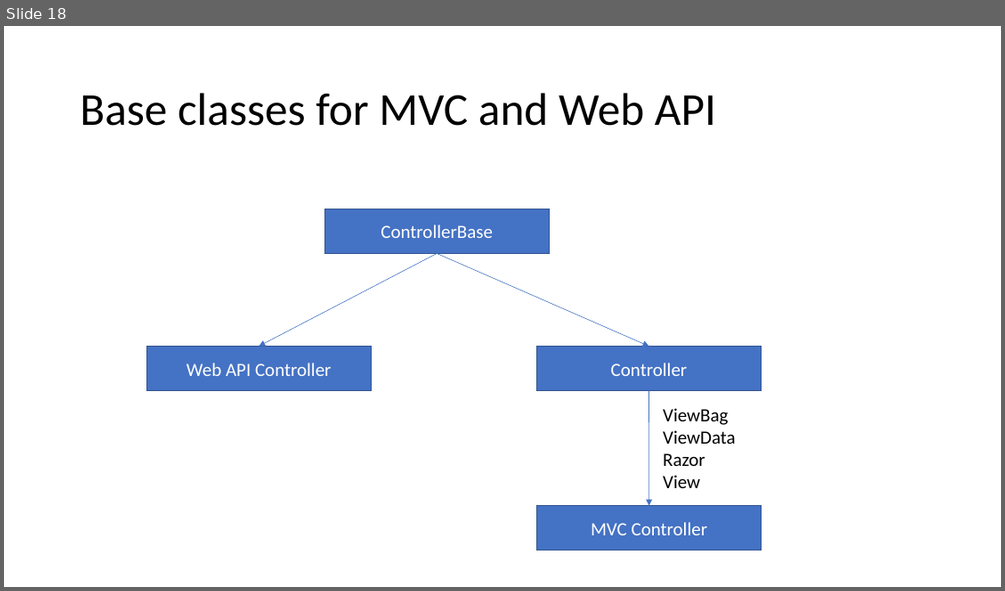
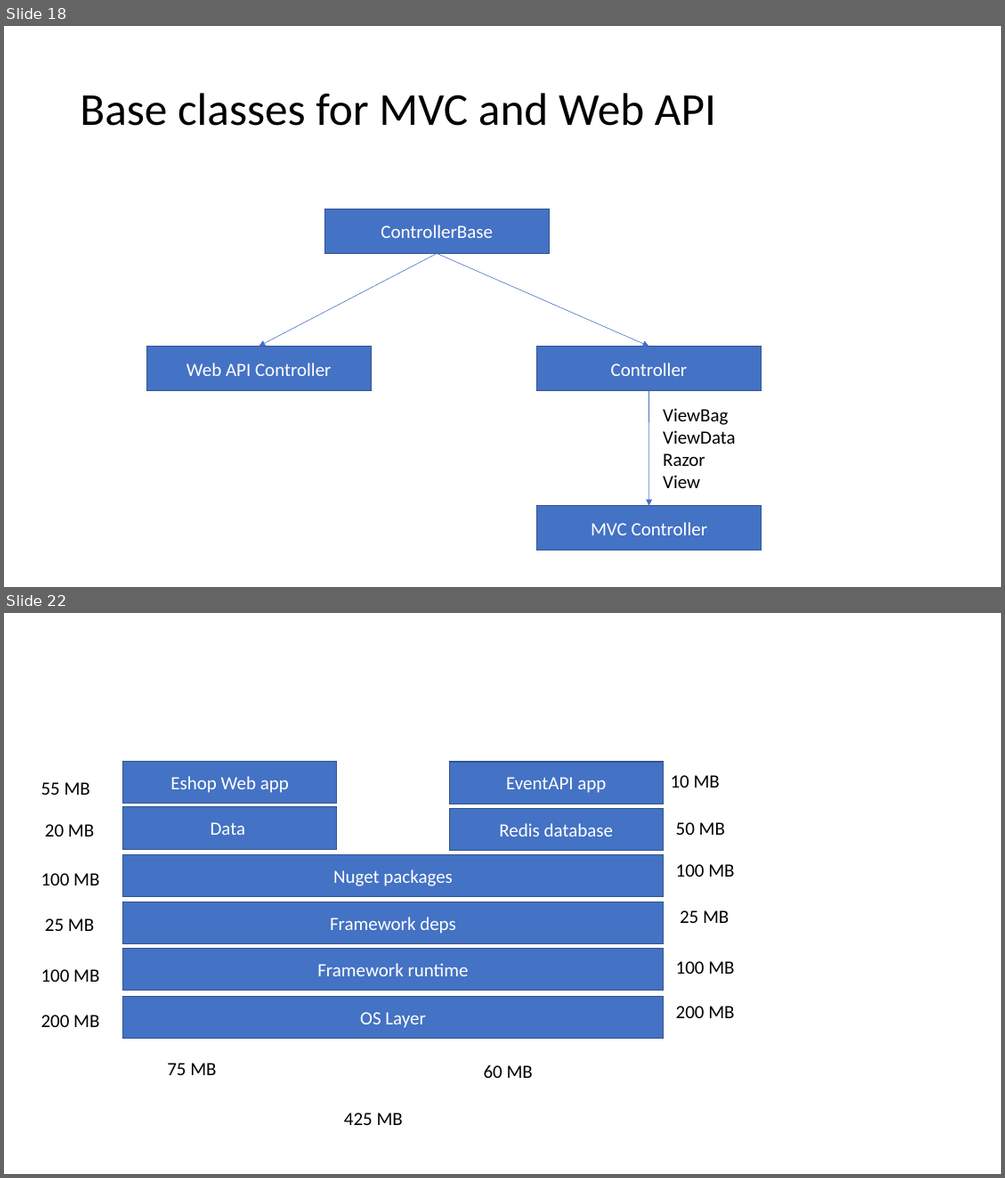
Before and after one commit to sonusathyadas/Microservices-Training-Materials, a slide deck: Presentation1.pptx. Shown one above the other, each under a label of ours: slide 18 before the commit, slides 18 and 22 after it; the slides between them are not shown. The pictures are 1005x591 and 1005x1178 pixels, drawn with LibreOffice and Linux fonts; fonts in the diff are those of the drawing. Boxes give left, top, right and bottom in pixels: in the first picture for what was removed or moved away, otherwise in the second. Text is boxed around its words. In the diff, an @@ line names an element or a change of style, - is before the commit and + after.

```diff
--- a/Presentation1.pptx
+++ b/Presentation1.pptx
@@ slide 22 added at (4, 613, 1001, 1174), background #FFFFFF @@
@@ rectangle added at (123, 761, 336, 803), fill #4472C4, outline #325491 1 pt, 18 pt, text #FFFFFF @@
+Eshop Web app
@@ rectangle added at (450, 762, 663, 803), fill #4472C4, outline #325491 1 pt, 18 pt, text #FFFFFF @@
+EventAPI app
@@ text added at (41, 782, 90, 795), 18 pt, text #000000 @@
+55 MB
@@ text added at (671, 775, 720, 787), 18 pt, text #000000 @@
+10 MB
@@ text added at (45, 824, 94, 836), 18 pt, text #000000 @@
+20 MB
@@ rectangle added at (123, 807, 336, 849), fill #4472C4, outline #325491 1 pt, 18 pt, text #FFFFFF @@
+Data
@@ rectangle added at (450, 808, 663, 850), fill #4472C4, outline #325491 1 pt, 18 pt, text #FFFFFF @@
+Redis database
@@ text added at (676, 822, 725, 835), 18 pt, text #000000 @@
+50 MB
@@ text added at (41, 873, 99, 885), 18 pt, text #000000 @@
+100 MB
@@ rectangle added at (123, 854, 663, 896), fill #4472C4, outline #325491 1 pt, 18 pt, text #FFFFFF @@
+Nuget packages
@@ text added at (676, 864, 734, 876), 18 pt, text #000000 @@
+100 MB
@@ rectangle added at (123, 901, 663, 943), fill #4472C4, outline #325491 1 pt, 18 pt, text #FFFFFF @@
+Framework deps
@@ text added at (45, 918, 94, 931), 18 pt, text #000000 @@
+25 MB
@@ text added at (680, 910, 728, 923), 18 pt, text #000000 @@
+25 MB
@@ rectangle added at (123, 948, 663, 989), fill #4472C4, outline #325491 1 pt, 18 pt, text #FFFFFF @@
+Framework runtime
@@ text added at (41, 969, 99, 981), 18 pt, text #000000 @@
+100 MB
@@ text added at (676, 961, 734, 973), 18 pt, text #000000 @@
+100 MB
@@ rectangle added at (123, 996, 663, 1038), fill #4472C4, outline #325491 1 pt, 18 pt, text #FFFFFF @@
+OS Layer
@@ text added at (676, 1005, 734, 1018), 18 pt, text #000000 @@
+200 MB
@@ text added at (41, 1014, 99, 1027), 18 pt, text #000000 @@
+200 MB
@@ text added at (167, 1062, 216, 1075), 18 pt, text #000000 @@
+75 MB
@@ text added at (484, 1064, 533, 1078), 18 pt, text #000000 @@
+60 MB
@@ text added at (344, 1112, 403, 1125), 18 pt, text #000000 @@
+425 MB
```
Also in this commit, not shown: 13 other slides added, 2 other files.
